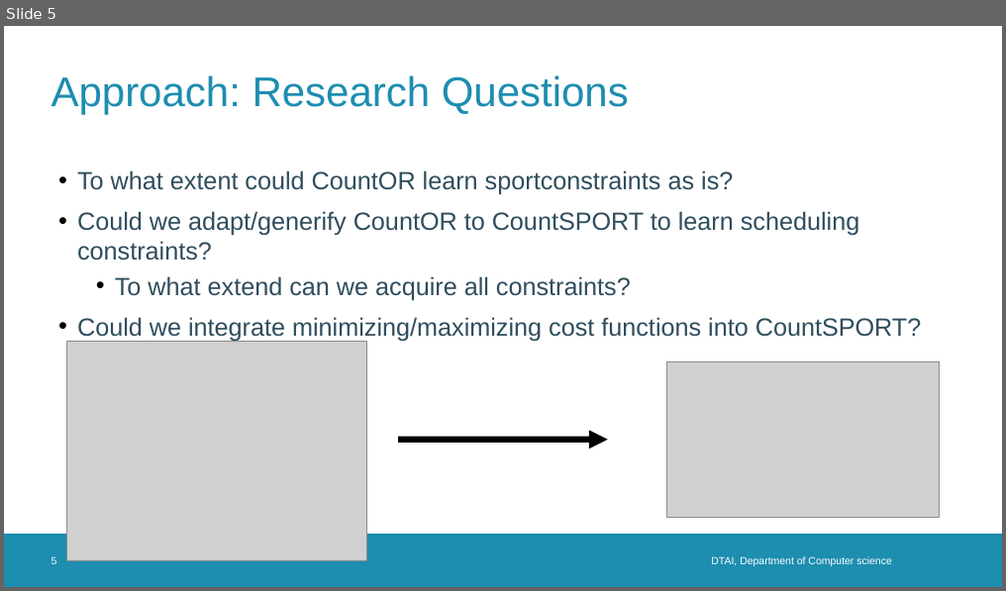
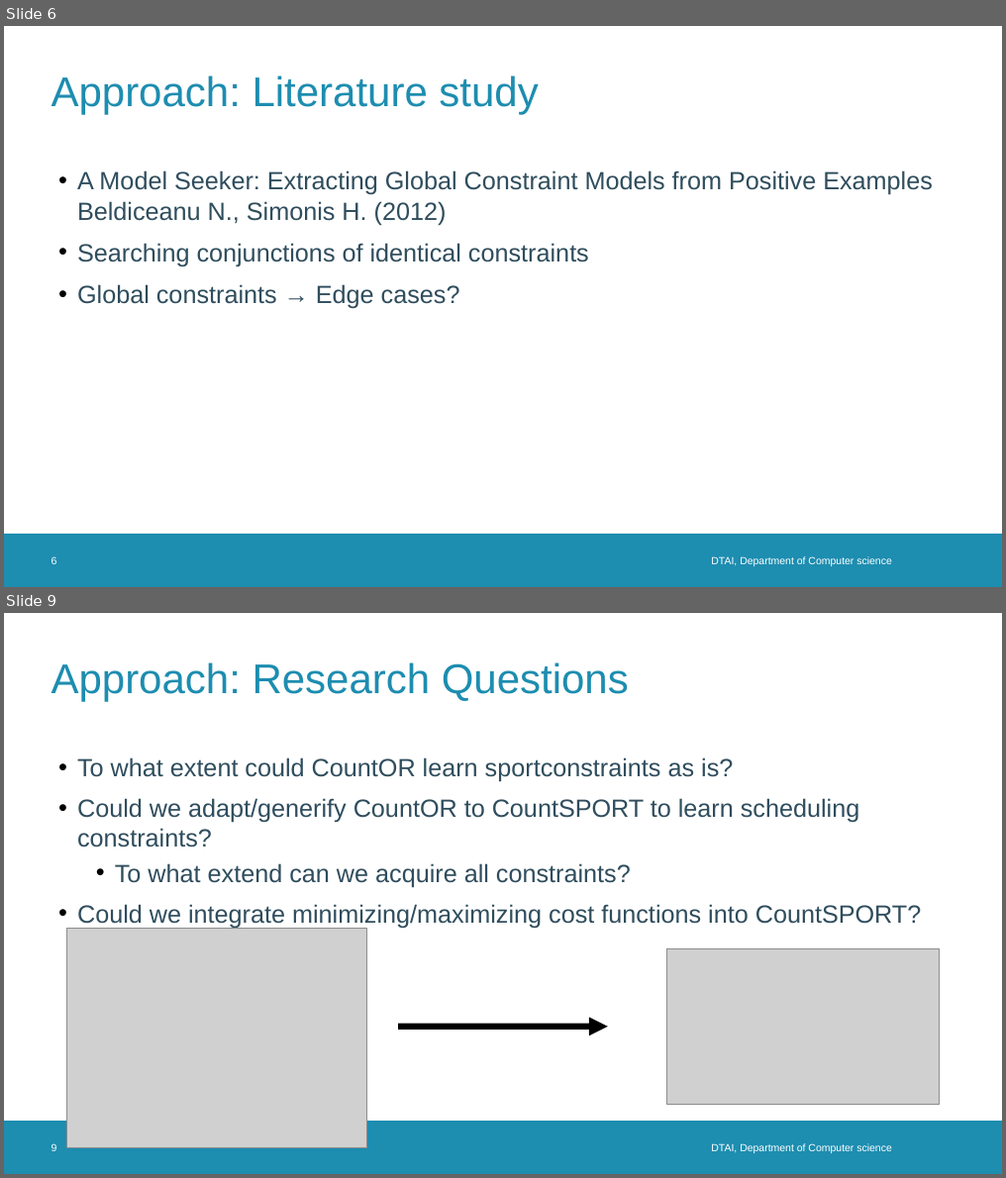
Before and after one commit to TomDBTechB/RoundRobinGenerator, a slide deck: Presentations/intermediate presentation 2.odp. Shown one above the other, each under a label of ours: slide 5 before the commit, slides 6 and 9 after it; the slides between them are not shown. The pictures are 1006x591 and 1006x1178 pixels, drawn with LibreOffice and Linux fonts; fonts in the diff are those of the drawing; grey boxes stand for pictures; background and template pictures are left out. Boxes give left, top, right and bottom in pixels: in the first picture for what was removed or moved away, otherwise in the second. Text is boxed around its words. In the diff, an @@ line names an element or a change of style, - is before the commit and + after.

Commit message:
lots of papers + latex setup for thesis + presentations + first text

```diff
--- a/Presentations/intermediate presentation 2.odp
+++ b/Presentations/intermediate presentation 2.odp
@@ slide 6 added at bbox=[4, 26, 1002, 587], background #FFFFFF; not listed: 1 template element that a slide beside it also shows @@
@@ title added at bbox=[52, 76, 538, 115], 40 pt, text #1D8DB0 @@
+Approach: Literature study
@@ text added at bbox=[77, 171, 933, 309], 24 pt, text #2F4D5D @@
+• A Model Seeker: Extracting Global Constraint Models from Positive Examples Beldiceanu N., Simonis H. (2012)
+  • Searching conjunctions of identical constraints
+  • Global constraints → Edge cases?
@@ page number added at bbox=[52, 557, 57, 565], 10 pt, text #FFFFFF @@
+6
@@ text added at bbox=[711, 557, 892, 567], 10 pt, text #FFFFFF @@
+DTAI, Department of Computer science
@@ what was slide 5 is now slide 9 @@
@@ page number at bbox=[52, 1144, 57, 1152]: text changed @@
-5
+9
```
Also in this commit, not shown: 7 slides changed, 5 other slides added, 26 other files.
